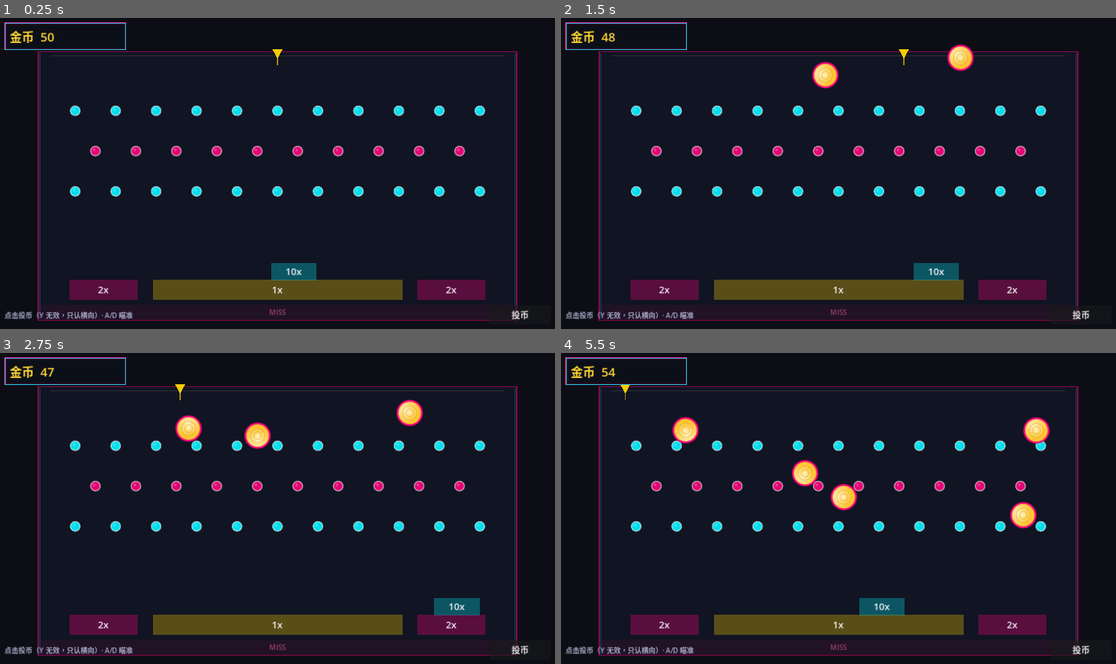
Above: before the commit, frames 1-4 (two rows, left to right).
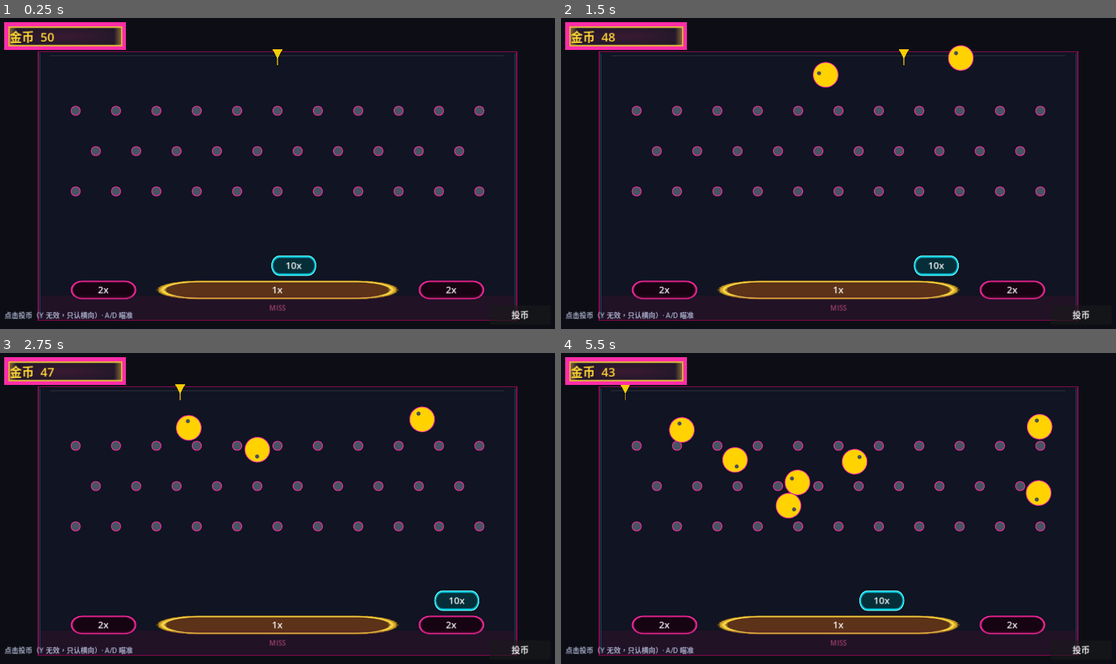
Above: after the commit, the same moments.

Repository: littleboss/coin-master
Game: Godot game, scene res://scenes/main.tscn
Same seed, same stepped clock (60 frames per second), same inputs: the game is played once before the commit and once after it.
Inputs (mouse positions are in pixels of both pictures, inside the frame that each line leads up to):
- Up to frame 1 (0.25 s): no input
- Up to frame 2 (1.5 s): click "投币" at 0.5 s; tap Enter at 1.25 s; move the mouse to (960, 157) at 1.27 s; hold Right from 1.28 s (still down); tap A (aim_left) at 1.35 s; click (960, 157) at 1.42 s
- Up to frame 3 (2.75 s): move the mouse to (166, 524) at 2.02 s; release Right at 2.03 s; hold Left from 2.03 s (still down); tap D (aim_right) at 2.1 s; click (166, 524) at 2.17 s
- Up to frame 4 (5.5 s): move the mouse to (894, 440) at 2.77 s; release Left at 2.78 s; hold Space (toss_coin) 2.78-3.53 s; hold Right 2.78-4.28 s; click (894, 440) at 2.92 s; move the mouse to (810, 570) at 3.52 s; tap A (aim_left) at 3.6 s; click (810, 570) at 3.67 s; move the mouse to (1005, 555) at 4.27 s; hold Left from 4.28 s (still down); tap D (aim_right) at 4.35 s; click (1005, 555) at 4.42 s; move the mouse to (672, 461) at 5.02 s; tap Space (toss_coin) at 5.1 s; click (672, 461) at 5.17 s

The runs differ from the first frame. In frame 1, 8.5% of the frame differs, in the area x 0-88%, y 1-96%; in frame 2, 9.2%; in frame 3, 9.9%; in frame 4, 12%, in the area x 0-89%, y 1-96%.

Commit message:
Wire Pixel atlas, peg, slot, and HUD nine-patch art.
Copy coin_skins.png and the peg/slot/HUD PNGs from
cursor/add-coin-skins-atlas-36d0. Peg collision stays radius 12,
coin radius 28, HUD nine-patch margin 12. Slot sprites scale from
128x48 art so swapping files does not change EV geometry.

Co-authored-by: aliao <zju.pigeon@gmail.com>

Diff:
--- a/scenes/coin.tscn
+++ b/scenes/coin.tscn
@@ -9,7 +9,7 @@
 
 [node name="Coin" type="RigidBody2D"]
 collision_layer = 1
-collision_mask = 6
+collision_mask = 2
 mass = 1.0
 physics_material_override = ExtResource("3_phys")
 gravity_scale = 1.0
--- a/scenes/hud.tscn
+++ b/scenes/hud.tscn
@@ -1,7 +1,7 @@
 [gd_scene load_steps=3 format=3]
 
 [ext_resource type="Script" path="res://scripts/hud.gd" id="1_hud"]
-[ext_resource type="Texture2D" path="res://assets/ui/panel_ninepatch.png" id="2_panel"]
+[ext_resource type="Texture2D" path="res://assets/ui/hud_panel_9patch.png" id="2_panel"]
 
 [node name="HUD" type="CanvasLayer"]
 script = ExtResource("1_hud")
@@ -42,10 +42,10 @@
 layout_mode = 2
 mouse_filter = 2
 texture = ExtResource("2_panel")
-patch_margin_left = 32
-patch_margin_top = 32
-patch_margin_right = 32
-patch_margin_bottom = 32
+patch_margin_left = 12
+patch_margin_top = 12
+patch_margin_right = 12
+patch_margin_bottom = 12
 
 [node name="PanelMargin" type="MarginContainer" parent="Root/SafeArea/VBox/TopBar/Panel"]
 layout_mode = 1
--- a/scripts/coin.gd
+++ b/scripts/coin.gd
@@ -35,7 +35,7 @@
 	angular_velocity = 0.0
 	visible = true
 	collision_layer = 1
-	collision_mask = 6
+	collision_mask = 2
 	var shape := get_node_or_null("CollisionShape2D") as CollisionShape2D
 	if shape:
 		shape.disabled = false
--- a/scripts/headless_smoke.gd
+++ b/scripts/headless_smoke.gd
@@ -15,7 +15,8 @@
 	_check("GameState starting balance const", GameState.STARTING_BALANCE == 50)
 	_check("save path is user://", GameState.SAVE_PATH.begins_with("user://"))
 	_check("toss cost 1", GameState.TOSS_COST == 1)
-	_check("coin radius 28", is_equal_approx(Coin.RADIUS, 28.0))
+	_check("peg radius 12", is_equal_approx(Playfield.PEG_RADIUS, 12.0))
+	_check("slot art height 48", is_equal_approx(Playfield.SLOT_HEIGHT, 48.0))
 	_check("cooldown 0.2", is_equal_approx(CoinSpawner.TOSS_COOLDOWN, 0.20))
 	_check("pool is bounded", CoinSpawner.POOL_SIZE > 0 and CoinSpawner.POOL_SIZE <= 64)
 	_check("gold cell 0", CoinSkins.DEFAULT_TOSS_SKIN == Rect2(0, 0, 64, 64))
--- a/scripts/peg.gd
+++ b/scripts/peg.gd
@@ -1,14 +1,15 @@
 class_name Peg
 extends StaticBody2D
-## 钉子：StaticBody2D + 圆碰撞。三行交错钉板，挡住直瞄幸运/头奖槽。
+## 钉子：StaticBody2D + 圆碰撞。美术 32px（peg.png），碰撞半径必须是 12（不是 16）。
+
+const SPRITE := preload("res://assets/pegs/peg.png")
+const SPRITE_SIZE := 32.0
 
 var radius: float = 12.0
-var fill: Color = Color(0.15, 0.85, 1.0, 0.9)
 
 
-func configure(p_radius: float, p_color: Color, material: PhysicsMaterial) -> void:
+func configure(p_radius: float, _p_color: Color, material: PhysicsMaterial) -> void:
 	radius = p_radius
-	fill = p_color
 	collision_layer = 2
 	collision_mask = 0
 	physics_material_override = material
@@ -17,10 +18,10 @@
 	circle.radius = radius
 	cs.shape = circle
 	add_child(cs)
-	queue_redraw()
 
-
-func _draw() -> void:
-	draw_circle(Vector2.ZERO, radius, fill)
-	draw_arc(Vector2.ZERO, radius, 0.0, TAU, 20, Color(1, 1, 1, 0.45), 2.0, true)
-	draw_circle(Vector2(-radius * 0.25, -radius * 0.25), radius * 0.28, Color(1, 1, 1, 0.22))
+	var sprite := Sprite2D.new()
+	sprite.texture = SPRITE
+	sprite.texture_filter = TEXTURE_FILTER_LINEAR
+	sprite.centered = true
+	# 32px 图对半径 12 的碰撞略大一圈，这是美术光晕，不要缩放碰撞。
+	add_child(sprite)
--- a/scripts/playfield.gd
+++ b/scripts/playfield.gd
@@ -3,11 +3,11 @@
 ## 台面：墙、三行交错钉、底部 1x/2x/移动 10x 槽、miss 回收带。
 ## 投币高度锁在桌顶；横向瞄准钳在内宽。
 
-const PEG_RADIUS := 11.0
+const PEG_RADIUS := 12.0
 const PEG_ROWS := 3
 const WALL_THICKNESS := 28.0
-const SLOT_HEIGHT := 46.0
-const JACKPOT_HEIGHT := 40.0
+const SLOT_HEIGHT := 48.0
+const JACKPOT_HEIGHT := 48.0
 
 var table: Rect2 = Rect2(200, 64, 880, 620)
 var drop_y: float = 80.0
@@ -109,9 +109,9 @@
 			start_x = usable_left + spacing * 0.5
 		for i in count:
 			var peg := Peg.new()
+			_pegs.add_child(peg)
 			peg.position = Vector2(start_x + spacing * float(i), y)
 			peg.configure(PEG_RADIUS, colors[row], peg_mat)
-			_pegs.add_child(peg)
 
 
 func _build_slots_and_sink() -> void:
@@ -121,7 +121,7 @@
 	var normal_w := inner_w * 0.55
 	var jackpot_w := inner_w * 0.10
 	var slot_y := table.position.y + table.size.y - 70.0
-	var jackpot_y := slot_y - 42.0
+	var jackpot_y := slot_y - 56.0
 
 	# 缝：两侧 + 槽与槽之间。剩余宽度均分给 miss 开口（槽本身是 Area，缝里的币会掉进底部 sink）。
 	var used := lucky_w * 2.0 + normal_w
@@ -137,6 +137,7 @@
 	_add_static_slot(x + lucky_w * 0.5, slot_y, lucky_w, 2, Color(1.0, 0.0, 0.5, 0.30), "2x")
 
 	_jackpot = ScoreSlot.new()
+	_slots.add_child(_jackpot)
 	_jackpot.position = Vector2((inner_left + inner_right) * 0.5, jackpot_y)
 	_jackpot.configure(
 		Vector2(jackpot_w, JACKPOT_HEIGHT),
@@ -147,21 +148,20 @@
 		150.0
 	)
 	_jackpot.set_travel_bounds(inner_left + jackpot_w * 0.5 + 8.0, inner_right - jackpot_w * 0.5 - 8.0)
-	_slots.add_child(_jackpot)
 
 	# 整宽回收带贴在最底。先碰到槽的币已被 consume，不会二次计分。
 	var sink := MissSink.new()
-	var sink_h := 36.0
+	var sink_h := 56.0
+	_slots.add_child(sink)
 	sink.position = Vector2(table.position.x + table.size.x * 0.5, table.position.y + table.size.y - sink_h * 0.5)
 	sink.configure(Vector2(table.size.x - 8.0, sink_h))
-	_slots.add_child(sink)
 
 
 func _add_static_slot(cx: float, cy: float, width: float, multiplier: int, color: Color, text: String) -> void:
 	var slot := ScoreSlot.new()
+	_slots.add_child(slot)
 	slot.position = Vector2(cx, cy)
 	slot.configure(Vector2(width, SLOT_HEIGHT), multiplier, color, text, false)
-	_slots.add_child(slot)
 
 
 func _setup_spawner() -> void:
--- a/scripts/slot.gd
+++ b/scripts/slot.gd
@@ -4,6 +4,10 @@
 ## 头奖槽会在底部来回平移（ping-pong）。
 
 const JACKPOT_PARTICLE_COUNT := 18
+const ART_SIZE := Vector2(128, 48)
+const TEX_NORMAL := preload("res://assets/slots/slot_normal.png")
+const TEX_LUCKY := preload("res://assets/slots/slot_lucky.png")
+const TEX_JACKPOT := preload("res://assets/slots/slot_jackpot.png")
 
 @export var multiplier: int = 1
 @export var debug_color: Color = Color(1, 0.843, 0, 0.3)
@@ -53,12 +57,13 @@
 	cs.shape = rect
 	add_child(cs)
 
-	var vis := ColorRect.new()
-	vis.size = slot_size
-	vis.position = -slot_size * 0.5
-	vis.mouse_filter = Control.MOUSE_FILTER_IGNORE
-	vis.color = debug_color
-	add_child(vis)
+	var sprite := Sprite2D.new()
+	sprite.texture = _texture_for_multiplier(multiplier)
+	sprite.texture_filter = TEXTURE_FILTER_LINEAR
+	sprite.centered = true
+	# 美术是 128×48；槽的逻辑宽度按 EV 拉伸，换 PNG 不用改碰撞。
+	sprite.scale = Vector2(slot_size.x / ART_SIZE.x, slot_size.y / ART_SIZE.y)
+	add_child(sprite)
 
 	_label = Label.new()
 	_label.text = label_text
@@ -113,3 +118,11 @@
 	if _particles:
 		_particles.restart()
 	coin.recycle_deferred()
+
+
+func _texture_for_multiplier(mult: int) -> Texture2D:
+	if mult >= 10:
+		return TEX_JACKPOT
+	if mult >= 2:
+		return TEX_LUCKY
+	return TEX_NORMAL
Binary file changed: assets/coins/coin_skins.png
Binary file added: assets/pegs/peg.png
Not shown, added: assets/pegs/peg.png.import
Binary file added: assets/slots/slot_jackpot.png
Not shown, added: assets/slots/slot_jackpot.png.import
Binary file added: assets/slots/slot_lucky.png
Not shown, added: assets/slots/slot_lucky.png.import
Binary file added: assets/slots/slot_normal.png
Not shown, added: assets/slots/slot_normal.png.import
Binary file added: assets/ui/hud_panel_9patch.png
Not shown, changed: assets/ui/hud_panel_9patch.png.import
Binary file removed: assets/ui/panel_ninepatch.png
(and 2 more such lines)
